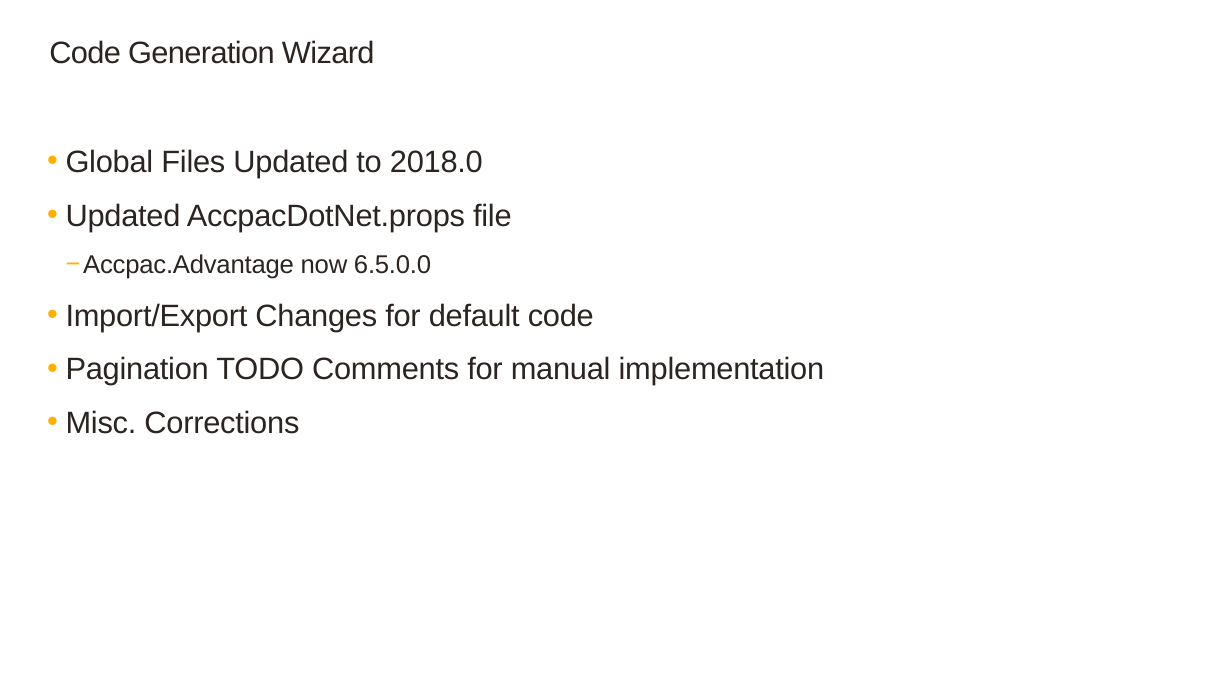
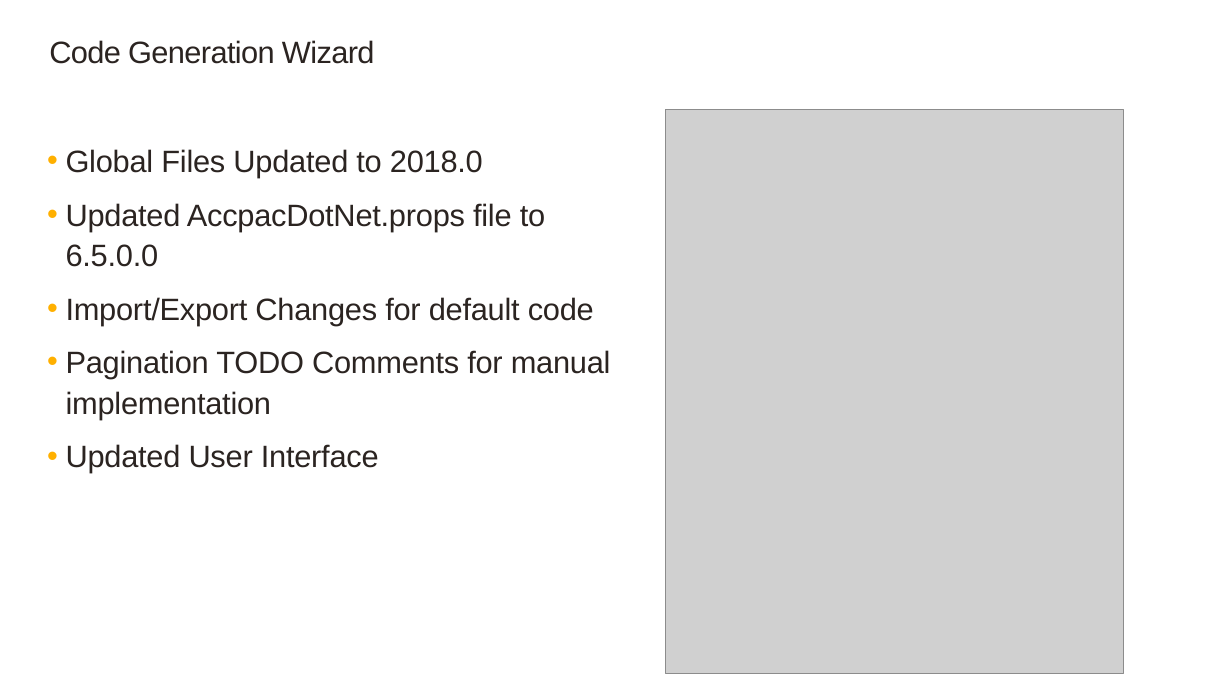
Before and after one commit to SageNADev/Sage300-SDK, a slide deck: slide 5 of docs/presentations/Sage300SDK_2018.0WebSDKOverview.pptx. Drawn at 1232x693 pixels with LibreOffice and Linux fonts; fonts in the diff are those of the drawing; grey boxes stand for pictures; background and template pictures are left out. Boxes give left, top, right and bottom in pixels: in the first picture for what was removed or moved away, otherwise in the second. Text is boxed around its words. In the diff, an @@ line names an element or a change of style, - is before the commit and + after.

```diff
--- a/docs/presentations/Sage300SDK_2018.0WebSDKOverview.pptx
+++ b/docs/presentations/Sage300SDK_2018.0WebSDKOverview.pptx
@@ picture added at (x1=665, y1=109, x2=1124, y2=673) @@
@@ text at (x1=66, y1=203, x2=545, y2=267): text changed @@
-  • Updated AccpacDotNet.props file
-    − Accpac.Advantage now 6.5.0.0
+  • Updated AccpacDotNet.props file to 6.5.0.0
@@ text at (x1=66, y1=444, x2=379, y2=473): text changed @@
-  • Misc. Corrections
+  • Updated User Interface
```
Also in this commit, not shown: 7 other slides changed.
